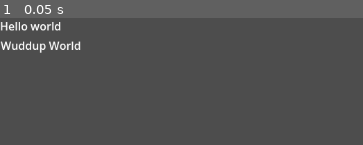
Above: before the commit, frame 1.
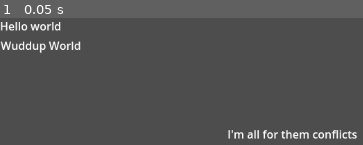
Above: after the commit, the same moment.

Repository: malte-h03/LD55
Game: Godot game, scene res://Scenes/test.tscn
Same seed, same stepped clock (60 frames per second), same inputs: the game is played once before the commit and once after it. The project has no main scene, so this scene is started directly.
Inputs:
- Up to frame 1 (0.05 s): no input

The runs differ from the first frame. In frame 1, 1.2% of the frame differs, in the area x 62-99%, y 88-96%.

Commit message:
Update test.tscn

Diff:
--- a/Scenes/test.tscn
+++ b/Scenes/test.tscn
@@ -15,3 +15,10 @@
 offset_bottom = 51.0
 text = "Wuddup World
 "
+
+[node name="I\'m all for them conflicts" type="Label" parent="."]
+offset_left = 328.0
+offset_top = 156.0
+offset_right = 516.0
+offset_bottom = 179.0
+text = "I'm all for them conflicts"
